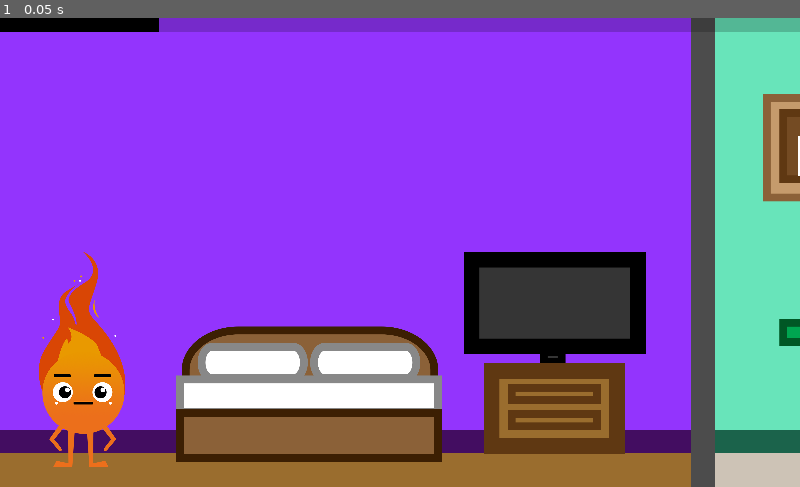
Above: before the commit, frame 1.
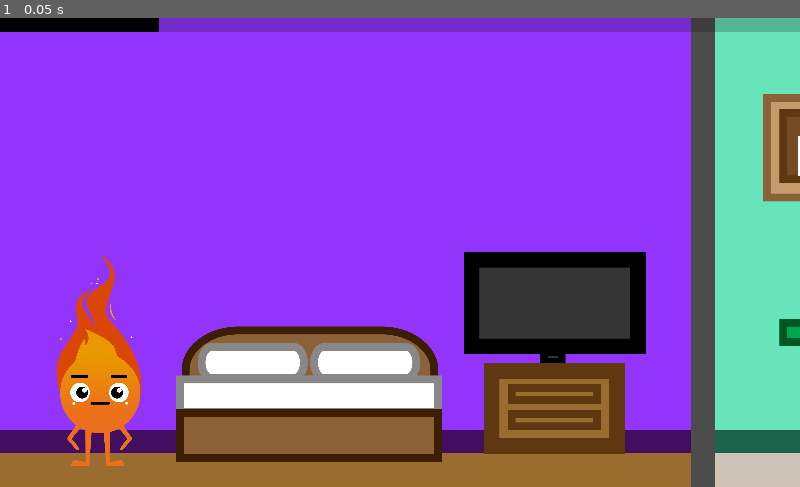
Above: after the commit, the same moment.

Repository: WorstGamesStartup/disaster_bsu
Game: Godot game, scene res://LEVEL_1.tscn
The game is run twice, just before and just after one commit, with the same random seed, the same clock (stepped at 60 frames per second) and the same inputs.
Inputs:
- Up to frame 1 (0.05 s): no input

The runs differ from the first frame. In frame 1, 2.4% of the frame differs, in the area x 4-18%, y 49-96%.

Commit message:
added collision

Diff:
--- a/disaster_last/LEVEL_1.tscn
+++ b/disaster_last/LEVEL_1.tscn
@@ -1,20 +1,17 @@
-[gd_scene load_steps=6 format=2]
+[gd_scene load_steps=7 format=2]
 
-[ext_resource path="res://Disaster/BG/player_1.png" type="Texture" id=1]
-[ext_resource path="res://TimerInterface.tscn" type="PackedScene" id=2]
-[ext_resource path="res://Disaster/BG/BG_fire_scene_prototype_02_01.png" type="Texture" id=3]
-[ext_resource path="res://Disaster/BG/BG_fire_scene_prototype_02_02.png" type="Texture" id=4]
-[ext_resource path="res://Disaster/BG/BG_fire_scene_prototype_02_03.png" type="Texture" id=5]
+[ext_resource path="res://TimerInterface.tscn" type="PackedScene" id=1]
+[ext_resource path="res://Disaster/BG/BG_fire_scene_prototype_02_01.png" type="Texture" id=2]
+[ext_resource path="res://Disaster/BG/BG_fire_scene_prototype_02_02.png" type="Texture" id=3]
+[ext_resource path="res://Disaster/BG/BG_fire_scene_prototype_02_03.png" type="Texture" id=4]
+[ext_resource path="res://player_1.tscn" type="PackedScene" id=5]
+
+[sub_resource type="RectangleShape2D" id=1]
+extents = Vector2( 8596.26, 10 )
 
 [node name="Level_1" type="Node2D"]
 
-[node name="player_1" type="Sprite" parent="."]
-position = Vector2( 104.996, 436.713 )
-scale = Vector2( 0.245125, 0.245125 )
-z_index = 1
-texture = ExtResource( 1 )
-
-[node name="TimerInterface" parent="." instance=ExtResource( 2 )]
+[node name="TimerInterface" parent="." instance=ExtResource( 1 )]
 anchor_right = 0.0
 anchor_bottom = 0.0
 margin_left = -1.43198
@@ -24,16 +21,26 @@
 position = Vector2( 441.688, 300.528 )
 scale = Vector2( 0.242, 0.242 )
 z_index = -1
-texture = ExtResource( 3 )
+texture = ExtResource( 2 )
 
 [node name="BG_fire_scene_prototype_02_02" type="Sprite" parent="."]
 position = Vector2( 1549.45, 300.528 )
 scale = Vector2( 0.242, 0.242 )
 z_index = -1
-texture = ExtResource( 4 )
+texture = ExtResource( 3 )
 
 [node name="BG_fire_scene_prototype_02_03" type="Sprite" parent="."]
 position = Vector2( 2951.95, 300.528 )
 scale = Vector2( 0.242, 0.242 )
 z_index = -1
-texture = ExtResource( 5 )
+texture = ExtResource( 4 )
+
+[node name="Area2D" type="Area2D" parent="."]
+editor/display_folded = true
+position = Vector2( 0, 590.223 )
+
+[node name="CollisionShape2D" type="CollisionShape2D" parent="Area2D"]
+shape = SubResource( 1 )
+
+[node name="KinematicBody2D" parent="." instance=ExtResource( 5 )]
+position = Vector2( 126.567, 438.028 )
--- /dev/null
+++ b/disaster_last/player_1.tscn
@@ -0,0 +1,16 @@
+[gd_scene load_steps=3 format=2]
+
+[ext_resource path="res://Disaster/BG/player_1.png" type="Texture" id=1]
+
+[sub_resource type="RectangleShape2D" id=1]
+extents = Vector2( 44.0616, 86.8623 )
+
+[node name="KinematicBody2D" type="KinematicBody2D"]
+
+[node name="CollisionShape2D" type="CollisionShape2D" parent="."]
+position = Vector2( 0, 50.5851 )
+shape = SubResource( 1 )
+
+[node name="Sprite" type="Sprite" parent="."]
+scale = Vector2( 0.24, 0.24 )
+texture = ExtResource( 1 )
